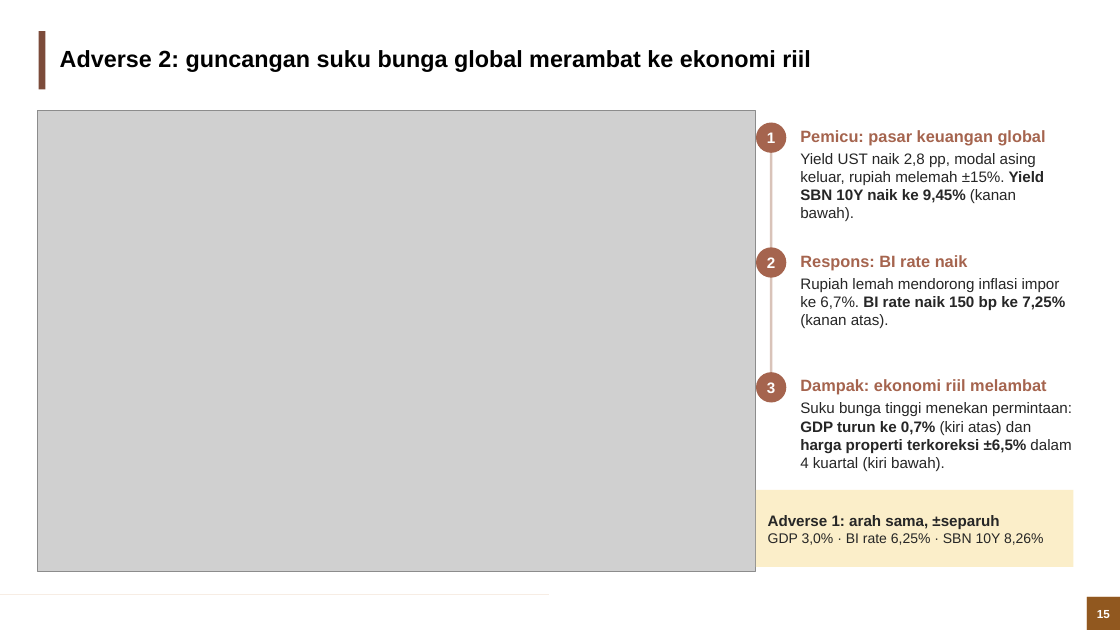
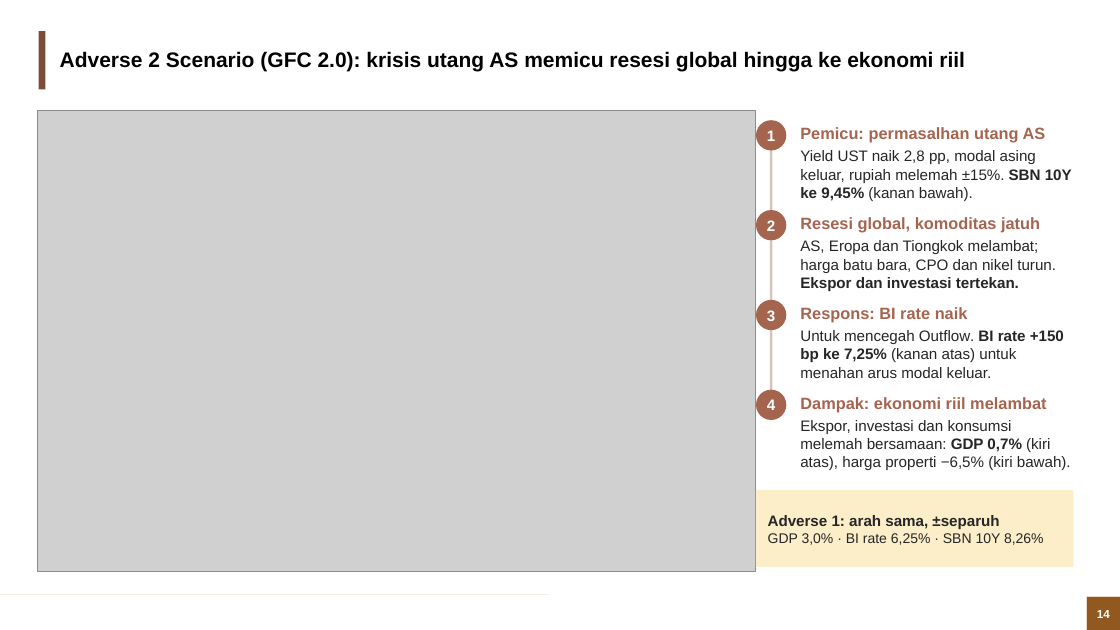
Before and after one commit to muhamadhaikal128/banking-stress-test, a slide deck: slide 14 of Banking Stress Test (Solvency).pptx (slide 15 before the commit). Drawn at 1120x630 pixels with LibreOffice and Linux fonts; fonts in the diff are those of the drawing; grey boxes stand for pictures; background and template pictures are left out. Boxes give left, top, right and bottom in pixels: in the first picture for what was removed or moved away, otherwise in the second. Text is boxed around its words. In the diff, an @@ line names an element or a change of style, - is before the commit and + after.

```diff
--- a/Banking Stress Test (Solvency).pptx
+++ b/Banking Stress Test (Solvency).pptx
@@ title at (60,51,965,71): text changed; size 20 to 18 pt @@
-Adverse 2: guncangan suku bunga global merambat ke ekonomi riil
+Adverse 2 Scenario (GFC 2.0): krisis utang AS memicu resesi global hingga ke ekonomi riil
@@ rectangle: place and size @@
-rectangle at (770,138,773,387)
+rectangle at (770,135,773,405)
@@ text at (800,127,1072,201): text changed @@
-Pemicu: pasar keuangan global
-Yield UST naik 2,8 pp, modal asing keluar, rupiah melemah ±15%. Yield SBN 10Y naik ke 9,45% (kanan bawah).
+Pemicu: permasalhan utang AS
+Yield UST naik 2,8 pp, modal asing keluar, rupiah melemah ±15%. SBN 10Y ke 9,45% (kanan bawah).
@@ ellipse "2": place and size @@
-ellipse "2" at (756,247,786,277)
+ellipse "2" at (756,210,786,240)
@@ text added at (800,217,1056,291), 13 pt, text #262626 @@
+Resesi global, komoditas jatuh
+AS, Eropa dan Tiongkok melambat; harga batu bara, CPO dan nikel turun. Ekspor dan investasi tertekan.
@@ ellipse "3": place and size @@
-ellipse "3" at (756,372,786,402)
+ellipse "3" at (756,300,786,330)
@@ text "Respons: BI rate naik": place and size @@
-text "Respons: BI rate naik" at (800,255,1065,328)
+text "Respons: BI rate naik" at (800,307,1064,378)
@@ text at (800,330,1064,378): text changed @@
-Rupiah lemah mendorong inflasi impor ke 6,7%. BI rate naik 150 bp ke 7,25% (kanan atas).
+Untuk mencegah Outflow. BI rate +150 bp ke 7,25% (kanan atas) untuk menahan arus modal keluar.
@@ ellipse added at (756,390,786,420), fill #A5644E, 13 pt, text #FFFFFF, bold @@
+4
@@ text "Dampak: ekonomi riil melambat": place and size @@
-text "Dampak: ekonomi riil melambat" at (800,379,1072,471)
+text "Dampak: ekonomi riil melambat" at (800,397,1071,470)
@@ text at (800,420,1071,470): text changed @@
-Suku bunga tinggi menekan permintaan: GDP turun ke 0,7% (kiri atas) dan harga properti terkoreksi ±6,5% dalam 4 kuartal (kiri bawah).
+Ekspor, investasi dan konsumsi melemah bersamaan: GDP 0,7% (kiri atas), harga properti −6,5% (kiri bawah).
@@ page number at (1097,610,1110,618): text changed @@
-15
+14
```
Also in this commit, not shown: 35 other slides changed, 1 slide removed, 1 other file.
